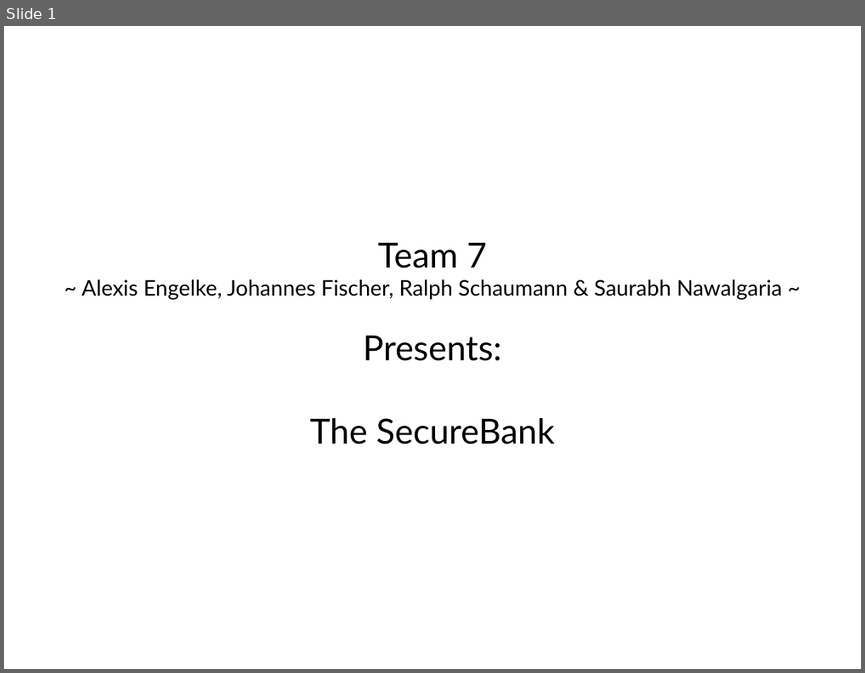
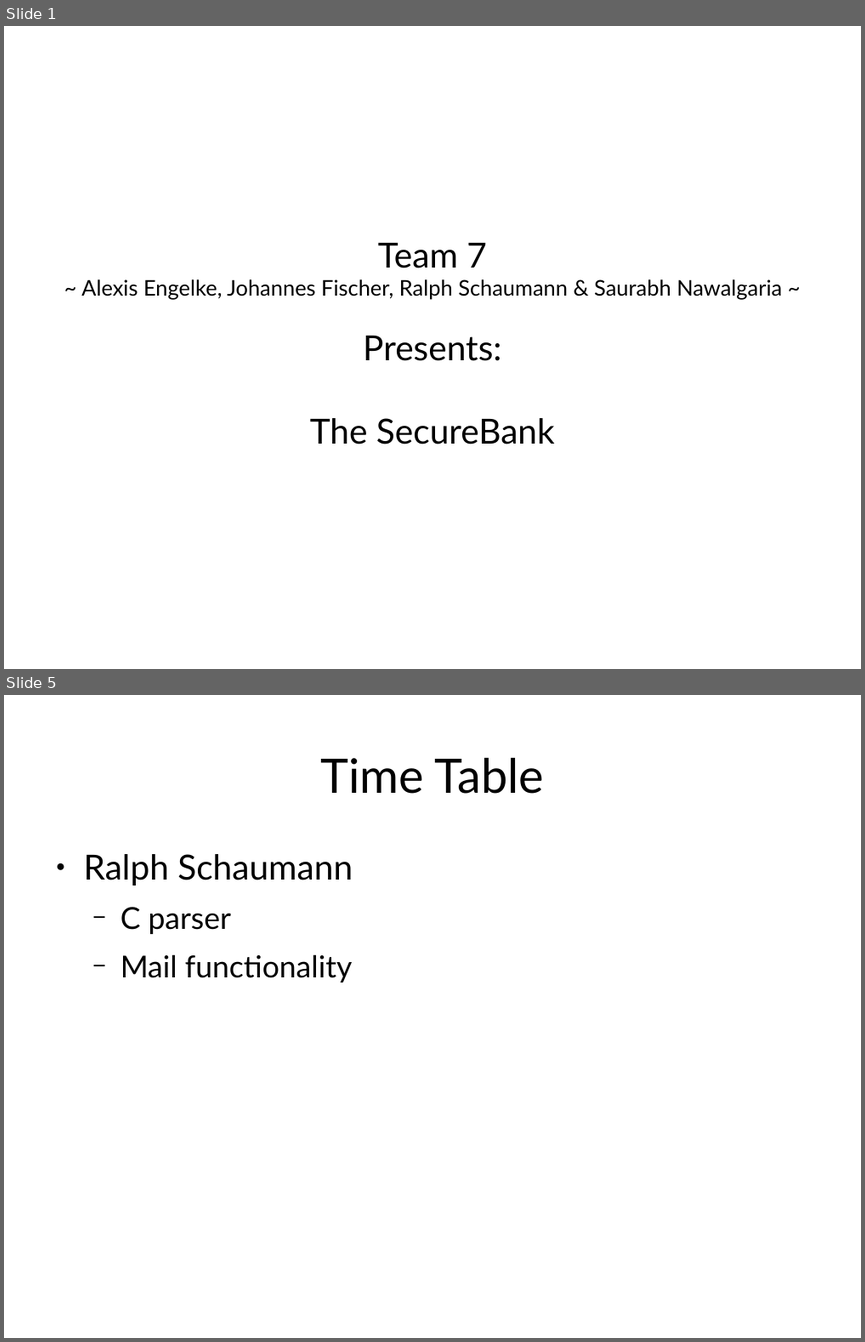
Before and after one commit to snawalgaria/SecureCoding, a slide deck: presentation/presentation.odp. Shown one above the other, each under a label of ours: slide 1 before the commit, slides 1 and 5 after it; the slides between them are not shown. The pictures are 865x673 and 865x1342 pixels, drawn with LibreOffice and Linux fonts; fonts in the diff are those of the drawing. Boxes give left, top, right and bottom in pixels: in the first picture for what was removed or moved away, otherwise in the second. Text is boxed around its words. In the diff, an @@ line names an element or a change of style, - is before the commit and + after.

Commit message:
Update my time table

```diff
--- a/presentation/presentation.odp
+++ b/presentation/presentation.odp
@@ slide 5 added at (x1=4, y1=695, x2=861, y2=1338), background #FFFFFF @@
@@ title added at (x1=320, y1=758, x2=544, y2=794), 44 pt, text #000000 @@
+Time Table
@@ text added at (x1=84, y1=854, x2=352, y2=982), 28 pt, text #000000 @@
+● Ralph Schaumann
+  − C parser
+  − Mail functionality
```
Also in this commit, not shown: 2 slides changed, 2 other slides added.
